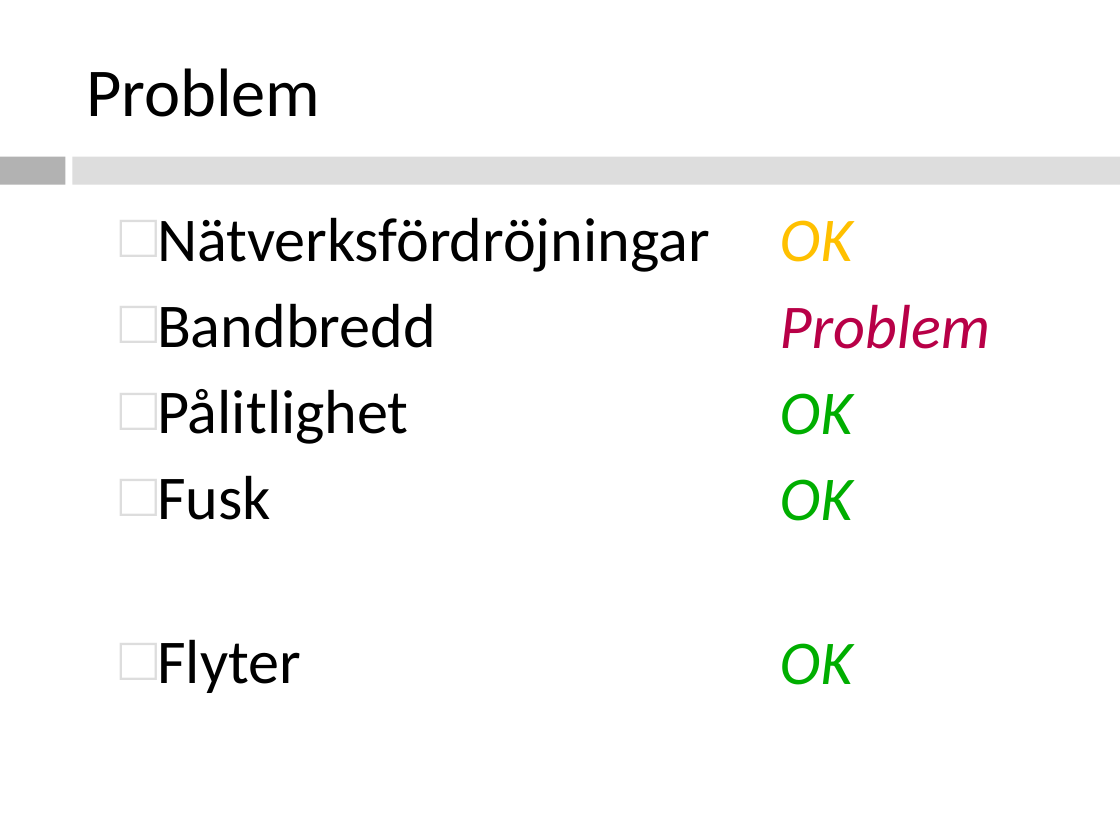
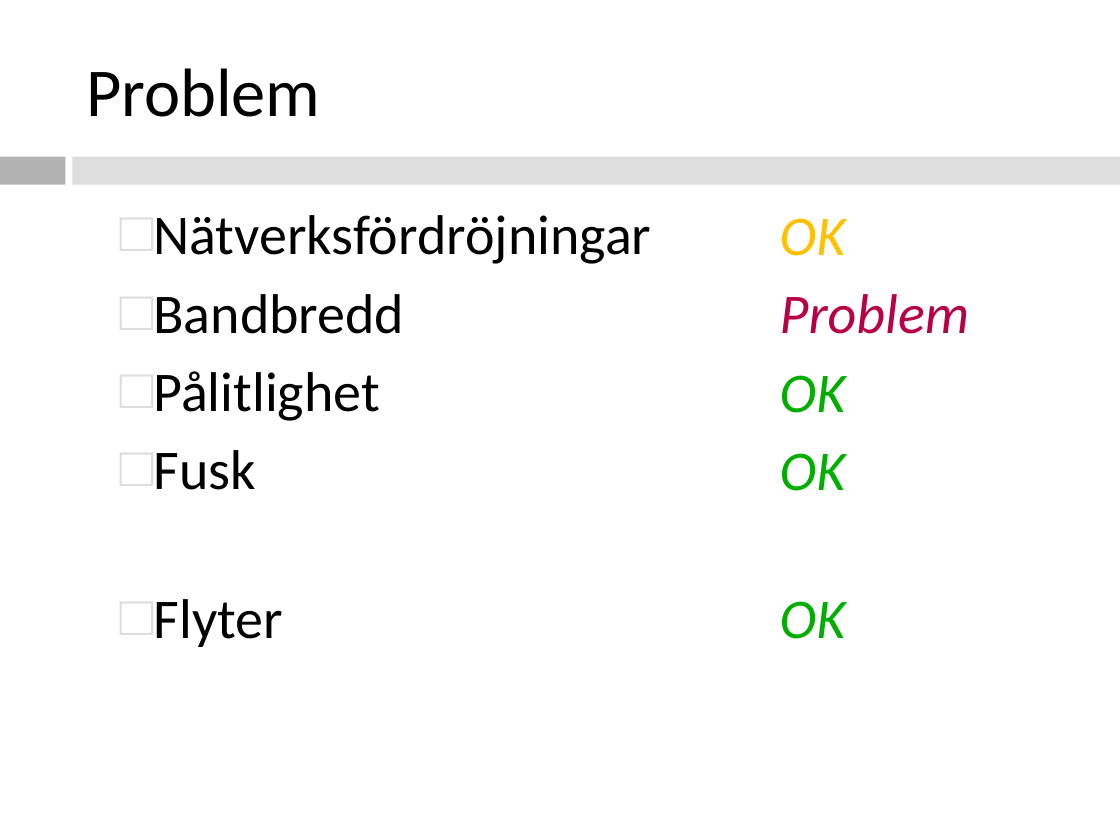
Before and after one commit to southor/planet, a slide deck: slide 12 of presentation/Natverksspel.ppt. Drawn at 1120x840 pixels with LibreOffice and Linux fonts; fonts in the diff are those of the drawing. Boxes give left, top, right and bottom in pixels: in the first picture for what was removed or moved away, otherwise in the second. Text is boxed around its words. In the diff, an @@ line names an element or a change of style, - is before the commit and + after.

```diff
--- a/presentation/Natverksspel.ppt
+++ b/presentation/Natverksspel.ppt
@@ text "Nätverksfördröjningar" at (153, 215, 651, 647): size 40 to 36 pt @@
@@ text "OK" at (780, 218, 969, 639): size 40 to 36 pt @@
```
Also in this commit, not shown: 5 other slides changed, 4 other files.
